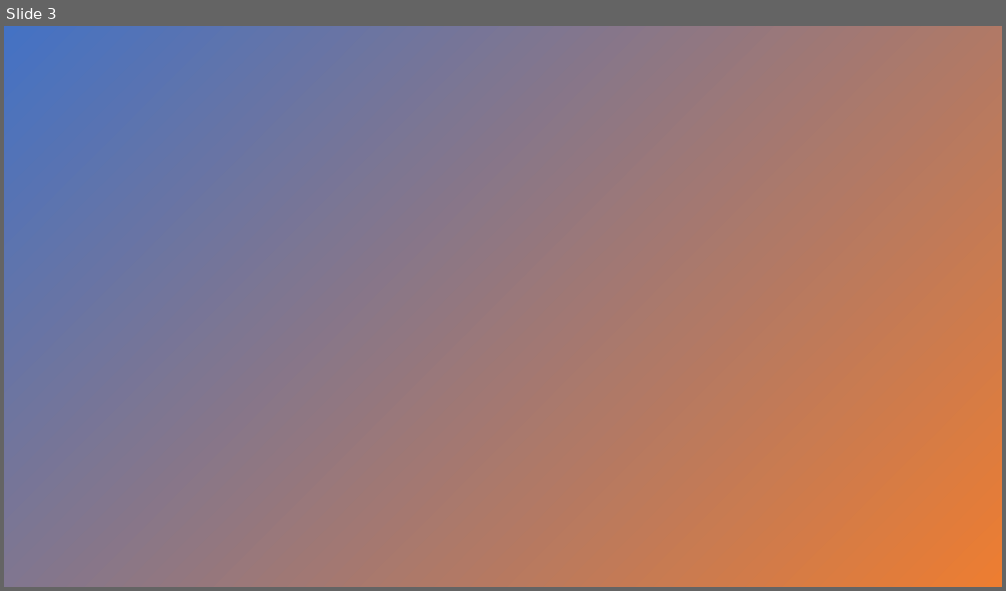
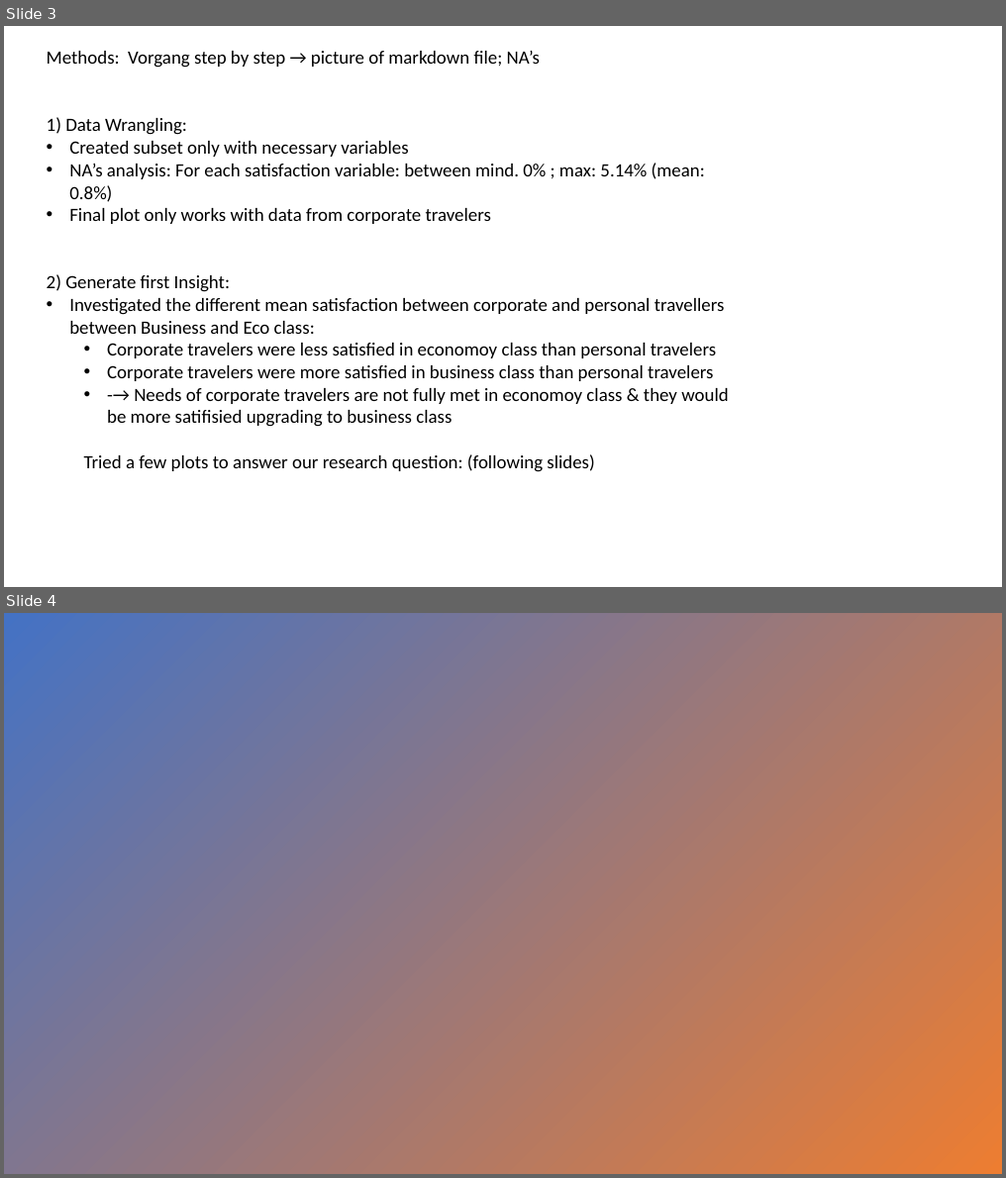
Before and after one commit to VivianePinti/Data-Analytics-Flight-2023, a slide deck: Flying High Presentation_long presentation.pptx. Shown one above the other, each under a label of ours: slide 3 before the commit, slides 3 and 4 after it. The pictures are 1006x591 and 1006x1178 pixels, drawn with LibreOffice and Linux fonts; fonts in the diff are those of the drawing; background and template pictures are left out. Boxes give left, top, right and bottom in pixels: in the first picture for what was removed or moved away, otherwise in the second. Text is boxed around its words. In the diff, an @@ line names an element or a change of style, - is before the commit and + after.

```diff
--- a/Flying High Presentation_long presentation.pptx
+++ b/Flying High Presentation_long presentation.pptx
@@ slide 3 added at <box>4,26,1002,587</box>, background #FFFFFF @@
@@ text added at <box>47,51,728,472</box>, 18 pt, text #000000 @@
+Methods: Vorgang step by step → picture of markdown file; NA’s
+1) Data Wrangling:
+• Created subset only with necessary variables
+• NA’s analysis: For each satisfaction variable: between mind. 0% ; max: 5.14% (mean: 0.8%)
+• Final plot only works with data from corporate travelers
+2) Generate first Insight:
+• Investigated the different mean satisfaction between corporate and personal travellers between Business and Eco class:
+  • Corporate travelers were less satisfied in economoy class than personal travelers
+  • Corporate travelers were more satisfied in business class than personal travelers
+  • -→ Needs of corporate travelers are not fully met in economoy class & they would be more satifisied upgrading to business class
+  Tried a few plots to answer our research question: (following slides)
@@ what was slide 3 is now slide 4 @@
```
Also in this commit, not shown: 1 slide changed, 1 other slide added, 1 slide removed, 5 other files.
